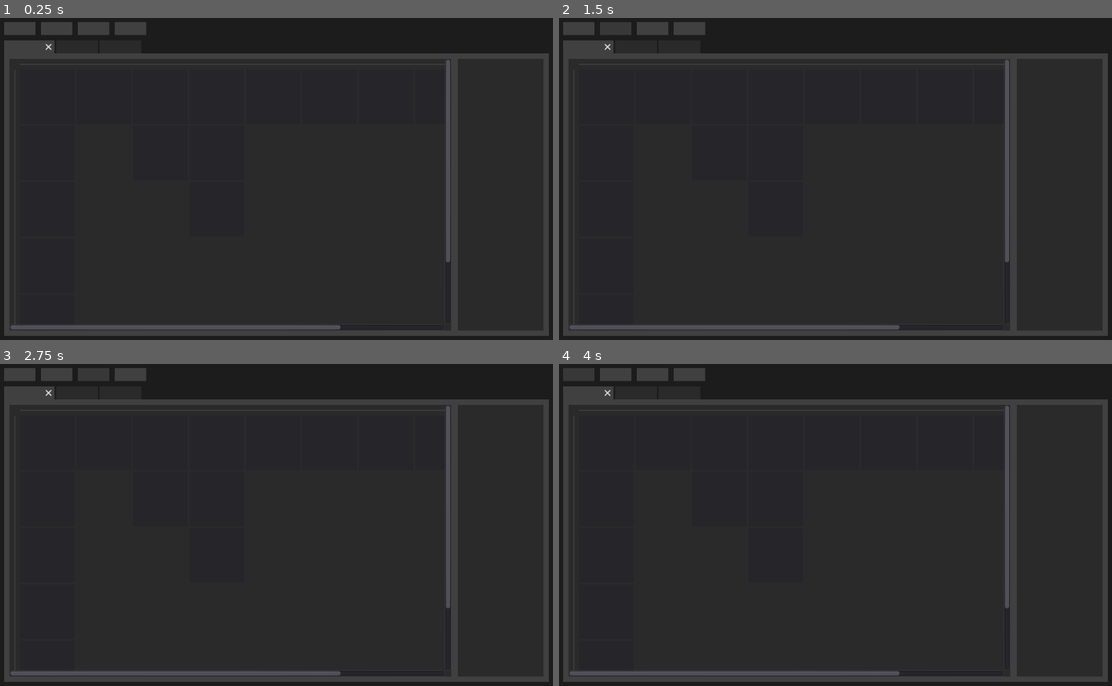
Above: before the commit, frames 1-4 (two rows, left to right).
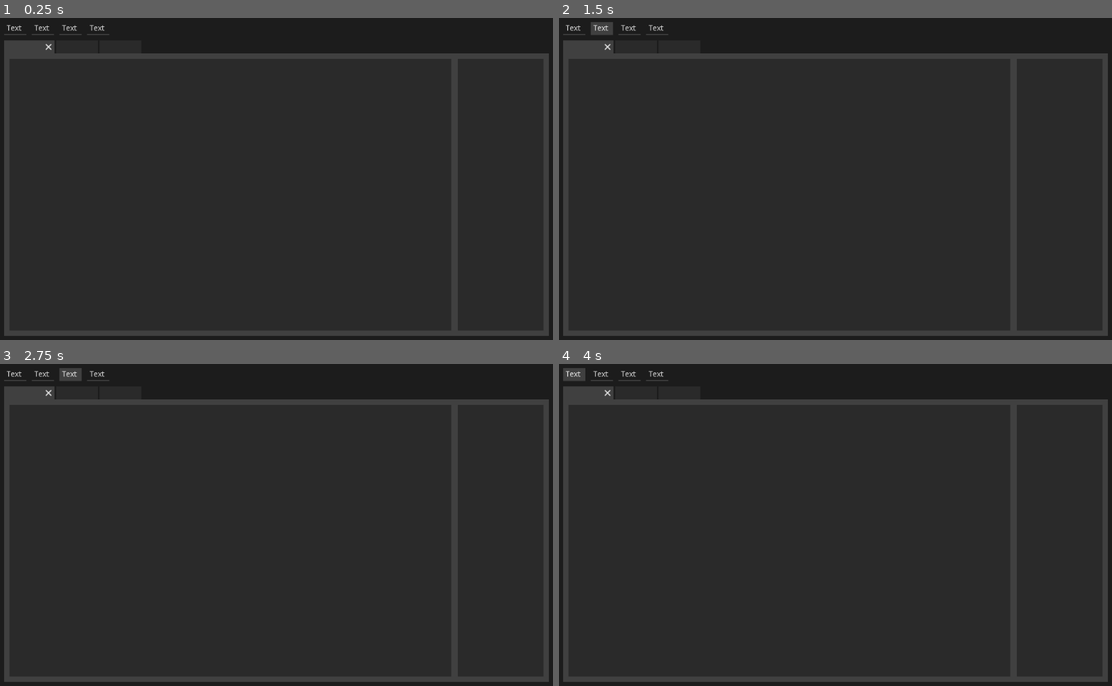
Above: after the commit, the same moments.

Repository: manuxd04/Timeplan
Game: Godot game, scene res://Main/Main.tscn
The game is run twice, just before and just after one commit, with the same random seed, the same clock (stepped at 60 frames per second) and the same inputs.
Inputs (mouse positions are in pixels of both pictures, inside the frame that each line leads up to; where the layout moved, square brackets give the same spot in the first picture):
- Up to frame 1 (0.25 s): no input
- Up to frame 2 (1.5 s): click (575, 27) [581, 27] at 0.5 s; click (603, 27) [614, 27] at 1.25 s
- Up to frame 3 (2.75 s): click (71, 373) [94, 373] at 2 s
- Up to frame 4 (4 s): click (658, 373) [691, 373] at 2.75 s; click (575, 373) [581, 373] at 3.5 s

The runs differ from the first frame. In frame 1, 2.1% of the frame differs, in the area x 0-82%, y 1-97%; in frame 2, 2.0%; in frame 3, 2.0%; in frame 4, 2.0%.

Commit message:
Stylised Menu Buttons

Diff:
--- a/Godot/Scheduler/Main/Main.tscn
+++ b/Godot/Scheduler/Main/Main.tscn
@@ -1,9 +1,21 @@
-[gd_scene load_steps=8 format=2]
+[gd_scene load_steps=10 format=2]
 
 [ext_resource path="res://Main/Tabs.gd" type="Script" id=1]
 [ext_resource path="res://Main/Main.gd" type="Script" id=2]
 [ext_resource path="res://Main/Table/Table.tscn" type="PackedScene" id=3]
-[ext_resource path="res://Theme.tres" type="Theme" id=4]
+[ext_resource path="res://Theme4.tres" type="Theme" id=4]
+[ext_resource path="res://NavButton.tscn" type="PackedScene" id=5]
+
+[sub_resource type="StyleBoxFlat" id=4]
+resource_local_to_scene = true
+content_margin_left = 5.0
+content_margin_right = 5.0
+content_margin_top = 5.0
+content_margin_bottom = 5.0
+bg_color = Color( 0.25098, 0.25098, 0.25098, 1 )
+draw_center = false
+border_width_bottom = 2
+border_color = Color( 0.25098, 0.25098, 0.25098, 1 )
 
 [sub_resource type="StyleBoxEmpty" id=1]
 
@@ -54,32 +66,27 @@
 margin_bottom = 24.0
 custom_constants/separation = 10
 
-[node name="Button" type="Button" parent="Margin/Content/Menu Bar"]
-margin_right = 58.0
-margin_bottom = 24.0
-focus_mode = 0
-text = "            "
+[node name="Button" parent="Margin/Content/Menu Bar" instance=ExtResource( 5 )]
+custom_styles/hover = SubResource( 4 )
+custom_styles/normal = SubResource( 4 )
 
-[node name="Button2" type="Button" parent="Margin/Content/Menu Bar"]
-margin_left = 68.0
-margin_right = 126.0
-margin_bottom = 24.0
-focus_mode = 0
-text = "            "
+[node name="Button2" parent="Margin/Content/Menu Bar" instance=ExtResource( 5 )]
+margin_left = 51.0
+margin_right = 92.0
+custom_styles/hover = SubResource( 4 )
+custom_styles/normal = SubResource( 4 )
 
-[node name="Button3" type="Button" parent="Margin/Content/Menu Bar"]
-margin_left = 136.0
+[node name="Button3" parent="Margin/Content/Menu Bar" instance=ExtResource( 5 )]
+margin_left = 102.0
+margin_right = 143.0
+custom_styles/hover = SubResource( 4 )
+custom_styles/normal = SubResource( 4 )
+
+[node name="Button4" parent="Margin/Content/Menu Bar" instance=ExtResource( 5 )]
+margin_left = 153.0
 margin_right = 194.0
-margin_bottom = 24.0
-focus_mode = 0
-text = "            "
-
-[node name="Button4" type="Button" parent="Margin/Content/Menu Bar"]
-margin_left = 204.0
-margin_right = 262.0
-margin_bottom = 24.0
-focus_mode = 0
-text = "            "
+custom_styles/hover = SubResource( 4 )
+custom_styles/normal = SubResource( 4 )
 
 [node name="Separator" type="HSeparator" parent="Margin/Content"]
 margin_top = 24.0
@@ -135,8 +142,8 @@
 [node name="Table" parent="Margin/Content/Body/Margin/Splitter/ScrollContainer" instance=ExtResource( 3 )]
 anchor_right = 0.0
 anchor_bottom = 0.0
-margin_right = 1056.0
-margin_bottom = 640.0
+margin_right = 814.0
+margin_bottom = 502.0
 rect_scale = Vector2( 1, 1 )
 custom_styles/panel = SubResource( 3 )
 bg_color = Color( 0.12549, 0.192157, 0.607843, 0 )
--- a/Godot/Scheduler/Main/Table/Table.tscn
+++ b/Godot/Scheduler/Main/Table/Table.tscn
@@ -33,6 +33,7 @@
 }
 
 [node name="Vertical" type="VBoxContainer" parent="."]
+visible = false
 margin_right = 1056.0
 margin_bottom = 640.0
 size_flags_horizontal = 0
--- /dev/null
+++ b/Godot/Scheduler/NavButton.gd
@@ -0,0 +1,33 @@
+extends Button
+
+
+
+
+func _on_Button_mouse_entered():
+	var animation = $StateMachine.get("parameters/playback")
+	animation.travel("hover")
+
+
+
+func _on_Button_mouse_exited():
+	var animation = $StateMachine.get("parameters/playback")
+	animation.travel("normal")
+
+
+
+func _ready():
+	var style = StyleBoxFlat.new()
+
+	style.bg_color = ThemeHandler.primary
+	style.draw_center = false
+	style.border_color = ThemeHandler.primary
+	style.border_width_bottom = 2
+	style.content_margin_bottom = 5
+	style.content_margin_top = 5
+	style.content_margin_left = 5
+	style.content_margin_right = 5
+
+	set("custom_styles/hover", style)
+	set("custom_styles/normal", style)
+
+	$StateMachine.active = true
--- /dev/null
+++ b/Godot/Scheduler/NavButton.tscn
@@ -0,0 +1,127 @@
+[gd_scene load_steps=16 format=2]
+
+[ext_resource path="res://NavButton.gd" type="Script" id=2]
+
+[sub_resource type="Animation" id=6]
+resource_name = "hover"
+tracks/0/type = "value"
+tracks/0/path = NodePath(".:custom_styles/hover:border_width_bottom")
+tracks/0/interp = 1
+tracks/0/loop_wrap = true
+tracks/0/imported = false
+tracks/0/enabled = true
+tracks/0/keys = {
+"times": PoolRealArray( 0 ),
+"transitions": PoolRealArray( 1 ),
+"update": 1,
+"values": [ 32 ]
+}
+
+[sub_resource type="Animation" id=7]
+resource_name = "hover -> normal"
+length = 0.2
+tracks/0/type = "value"
+tracks/0/path = NodePath(".:custom_styles/normal:border_width_bottom")
+tracks/0/interp = 1
+tracks/0/loop_wrap = true
+tracks/0/imported = false
+tracks/0/enabled = true
+tracks/0/keys = {
+"times": PoolRealArray( 0, 0.2 ),
+"transitions": PoolRealArray( 0.535887, 1 ),
+"update": 0,
+"values": [ 32, 2 ]
+}
+
+[sub_resource type="Animation" id=8]
+resource_name = "normal"
+tracks/0/type = "value"
+tracks/0/path = NodePath(".:custom_styles/normal:border_width_bottom")
+tracks/0/interp = 1
+tracks/0/loop_wrap = true
+tracks/0/imported = false
+tracks/0/enabled = true
+tracks/0/keys = {
+"times": PoolRealArray( 0 ),
+"transitions": PoolRealArray( 1 ),
+"update": 1,
+"values": [ 2 ]
+}
+
+[sub_resource type="Animation" id=2]
+resource_name = "normal -> hover"
+length = 0.2
+tracks/0/type = "value"
+tracks/0/path = NodePath(".:custom_styles/hover:border_width_bottom")
+tracks/0/interp = 1
+tracks/0/loop_wrap = true
+tracks/0/imported = false
+tracks/0/enabled = true
+tracks/0/keys = {
+"times": PoolRealArray( 0, 0.2 ),
+"transitions": PoolRealArray( 3.03143, 1 ),
+"update": 0,
+"values": [ 2, 32 ]
+}
+
+[sub_resource type="AnimationNodeAnimation" id=9]
+animation = "hover -> normal"
+
+[sub_resource type="AnimationNodeAnimation" id=11]
+animation = "normal -> hover"
+
+[sub_resource type="AnimationNodeAnimation" id=10]
+animation = "hover"
+
+[sub_resource type="AnimationNodeAnimation" id=12]
+animation = "normal"
+
+[sub_resource type="AnimationNodeStateMachineTransition" id=14]
+
+[sub_resource type="AnimationNodeStateMachineTransition" id=15]
+switch_mode = 2
+auto_advance = true
+
+[sub_resource type="AnimationNodeStateMachineTransition" id=16]
+
+[sub_resource type="AnimationNodeStateMachineTransition" id=17]
+switch_mode = 2
+auto_advance = true
+
+[sub_resource type="AnimationNodeStateMachine" id=3]
+states/<<</node = SubResource( 9 )
+states/<<</position = Vector2( 332, 259.5 )
+states/>>>/node = SubResource( 11 )
+states/>>>/position = Vector2( 331.5, 128.5 )
+states/hover/node = SubResource( 10 )
+states/hover/position = Vector2( 556, 186.625 )
+states/normal/node = SubResource( 12 )
+states/normal/position = Vector2( 166.5, 186.75 )
+transitions = [ "hover", "<<<", SubResource( 14 ), "<<<", "normal", SubResource( 15 ), "normal", ">>>", SubResource( 16 ), ">>>", "hover", SubResource( 17 ) ]
+start_node = "normal"
+
+[sub_resource type="AnimationNodeStateMachinePlayback" id=4]
+
+[node name="Button" type="Button"]
+margin_right = 41.0
+margin_bottom = 24.0
+focus_mode = 0
+text = "Text "
+script = ExtResource( 2 )
+__meta__ = {
+"_edit_use_anchors_": false
+}
+
+[node name="Animation" type="AnimationPlayer" parent="."]
+anims/hover = SubResource( 6 )
+"anims/hover -> normal" = SubResource( 7 )
+anims/normal = SubResource( 8 )
+"anims/normal -> hover" = SubResource( 2 )
+
+[node name="StateMachine" type="AnimationTree" parent="."]
+tree_root = SubResource( 3 )
+anim_player = NodePath("../Animation")
+parameters/playback = SubResource( 4 )
+
+[connection signal="mouse_entered" from="." to="." method="_on_Button_mouse_entered"]
+[connection signal="mouse_exited" from="." to="." method="_on_Button_mouse_exited"]
--- /dev/null
+++ b/Godot/Scheduler/Theme4.tres
@@ -0,0 +1,81 @@
+[gd_resource type="Theme" load_steps=7 format=2]
+
+[sub_resource type="StyleBoxFlat" id=1]
+content_margin_left = 5.0
+content_margin_right = 5.0
+content_margin_top = 5.0
+content_margin_bottom = 5.0
+bg_color = Color( 0.109804, 0.109804, 0.109804, 1 )
+
+[sub_resource type="StyleBoxFlat" id=2]
+content_margin_left = 5.0
+content_margin_right = 5.0
+content_margin_top = 5.0
+content_margin_bottom = 5.0
+bg_color = Color( 0.164706, 0.164706, 0.164706, 1 )
+
+[sub_resource type="StyleBoxFlat" id=3]
+resource_local_to_scene = true
+content_margin_left = 5.0
+content_margin_right = 5.0
+content_margin_top = 5.0
+content_margin_bottom = 5.0
+bg_color = Color( 0.219608, 0.219608, 0.219608, 1 )
+draw_center = false
+border_color = Color( 0.25098, 0.25098, 0.25098, 1 )
+
+[sub_resource type="StyleBoxFlat" id=4]
+content_margin_left = 5.0
+content_margin_right = 5.0
+content_margin_top = 5.0
+content_margin_bottom = 5.0
+bg_color = Color( 0.25098, 0.25098, 0.25098, 1 )
+draw_center = false
+border_width_bottom = 2
+border_color = Color( 0.25098, 0.25098, 0.25098, 1 )
+
+[sub_resource type="StyleBoxFlat" id=5]
+content_margin_left = 10.0
+content_margin_right = 10.0
+bg_color = Color( 0.164706, 0.164706, 0.164706, 1 )
+border_width_right = 3
+border_color = Color( 0.109804, 0.109804, 0.109804, 1 )
+
+[sub_resource type="StyleBoxFlat" id=6]
+content_margin_left = 10.0
+content_margin_right = 10.0
+bg_color = Color( 0.25098, 0.25098, 0.25098, 1 )
+border_width_right = 3
+border_color = Color( 0.109804, 0.109804, 0.109804, 1 )
+
+[resource]
+Button/colors/font_color = Color( 0.88, 0.88, 0.88, 1 )
+Button/colors/font_color_disabled = Color( 0.9, 0.9, 0.9, 0.2 )
+Button/colors/font_color_hover = Color( 0.94, 0.94, 0.94, 1 )
+Button/colors/font_color_pressed = Color( 1, 1, 1, 1 )
+Button/constants/hseparation = 0
+Button/fonts/font = null
+Button/styles/disabled = SubResource( 1 )
+Button/styles/focus = SubResource( 2 )
+Button/styles/hover = SubResource( 3 )
+Button/styles/normal = SubResource( 4 )
+Button/styles/pressed = SubResource( 2 )
+Tabs/colors/font_color_bg = Color( 0.690196, 0.690196, 0.690196, 1 )
+Tabs/colors/font_color_disabled = Color( 0.9, 0.9, 0.9, 0.2 )
+Tabs/colors/font_color_fg = Color( 0.94, 0.94, 0.94, 1 )
+Tabs/constants/hseparation = 0
+Tabs/constants/label_valign_bg = 0
+Tabs/constants/label_valign_fg = 0
+Tabs/constants/top_margin = 0
+Tabs/fonts/font = null
+Tabs/icons/close = null
+Tabs/icons/decrement = null
+Tabs/icons/decrement_highlight = null
+Tabs/icons/increment = null
+Tabs/icons/increment_highlight = null
+Tabs/styles/button = null
+Tabs/styles/button_pressed = null
+Tabs/styles/panel = null
+Tabs/styles/tab_bg = SubResource( 5 )
+Tabs/styles/tab_disabled = null
+Tabs/styles/tab_fg = SubResource( 6 )
